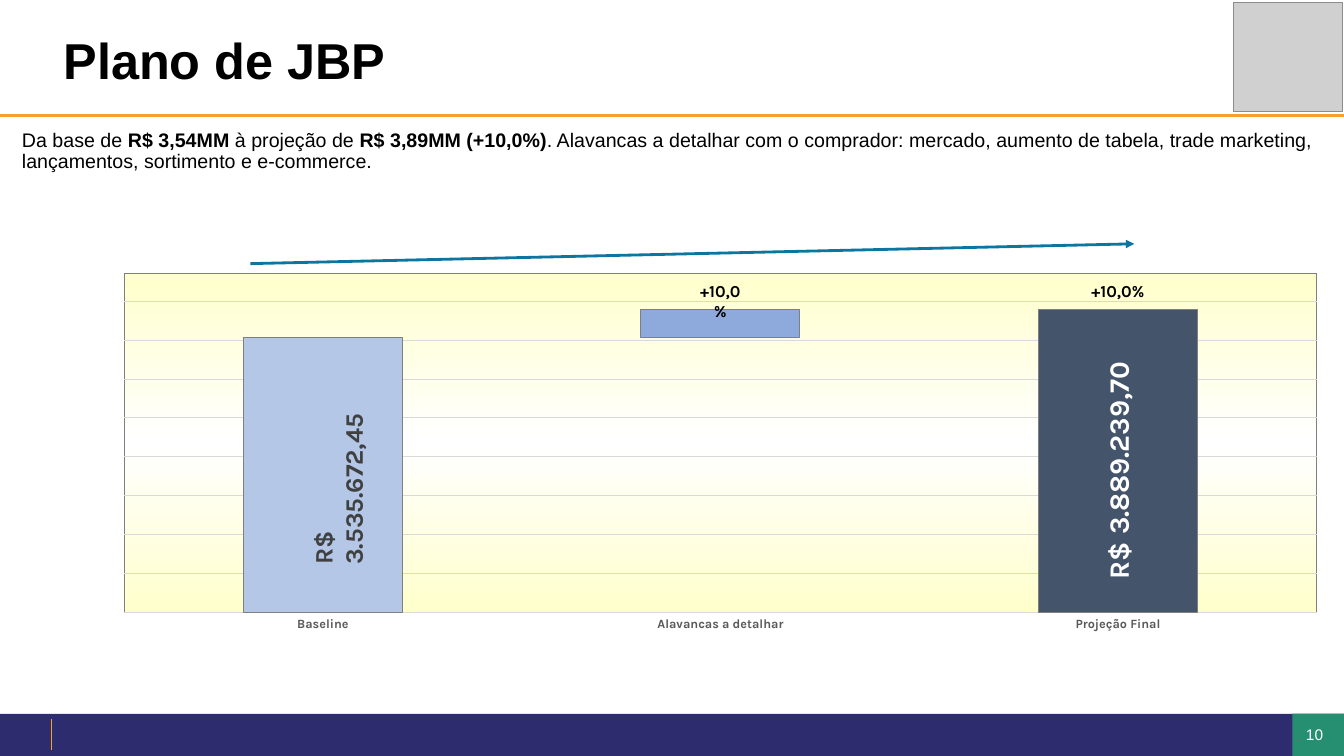
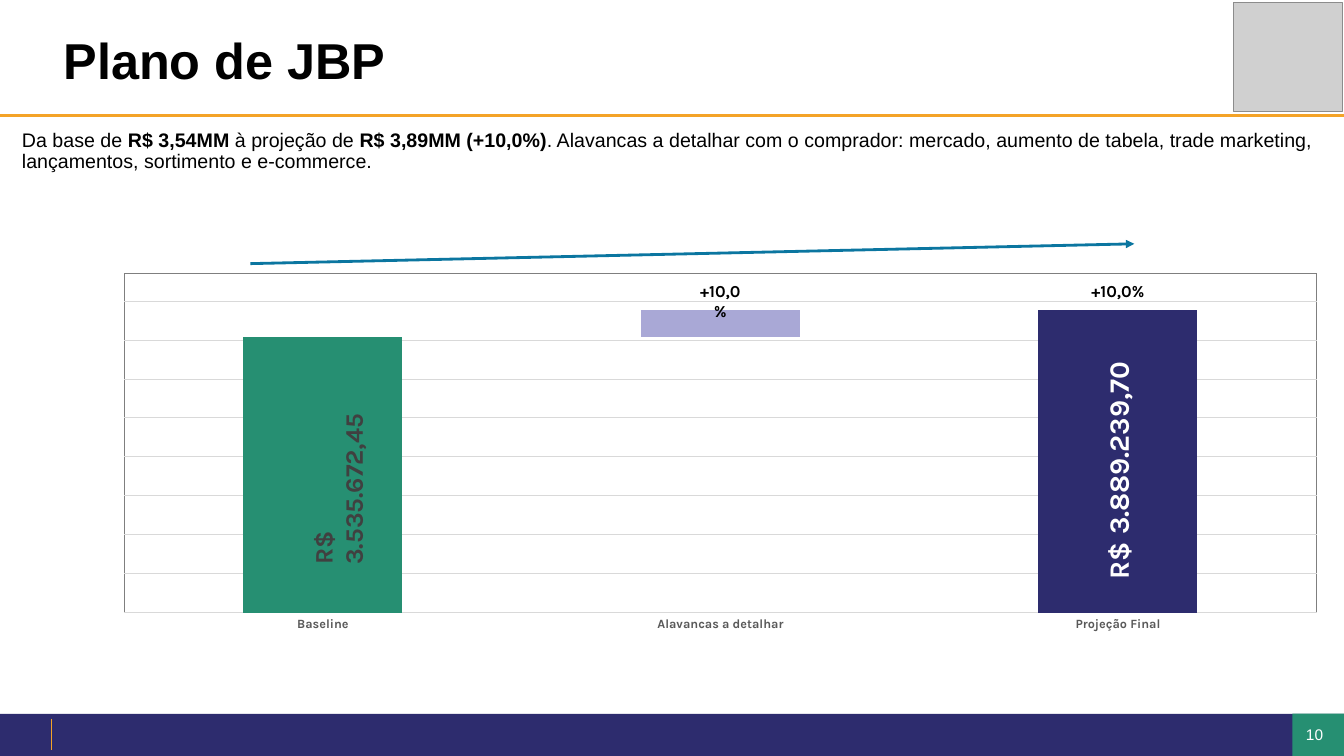
Before and after one commit to giovanoanjos27-del/Dashboard-Farma-sul, a slide deck: slide 10 of jbp/JBP2027_Araujo_Conveniencia.pptx. Drawn at 1344x756 pixels with LibreOffice and Linux fonts; fonts in the diff are those of the drawing; grey boxes stand for pictures; background and template pictures are left out. Boxes give left, top, right and bottom in pixels: in the first picture for what was removed or moved away, otherwise in the second. Text is boxed around its words. In the diff, an @@ line names an element or a change of style, - is before the commit and + after.

```diff
--- a/jbp/JBP2027_Araujo_Conveniencia.pptx
+++ b/jbp/JBP2027_Araujo_Conveniencia.pptx
@@ column stacked chart at <box>0,213,1339,671</box> @@
@@ colour of Series 1 #B4C7E7 to #268F72 @@
@@ colours of single points changed @@
@@ colour of Series 2 #8EA9DB to #A9A8D6 @@
@@ colours of single points changed @@
@@ background changed @@
```
Also in this commit, not shown: 5 other slides changed, 1 slide added, 1 slide removed, 10 other files.
